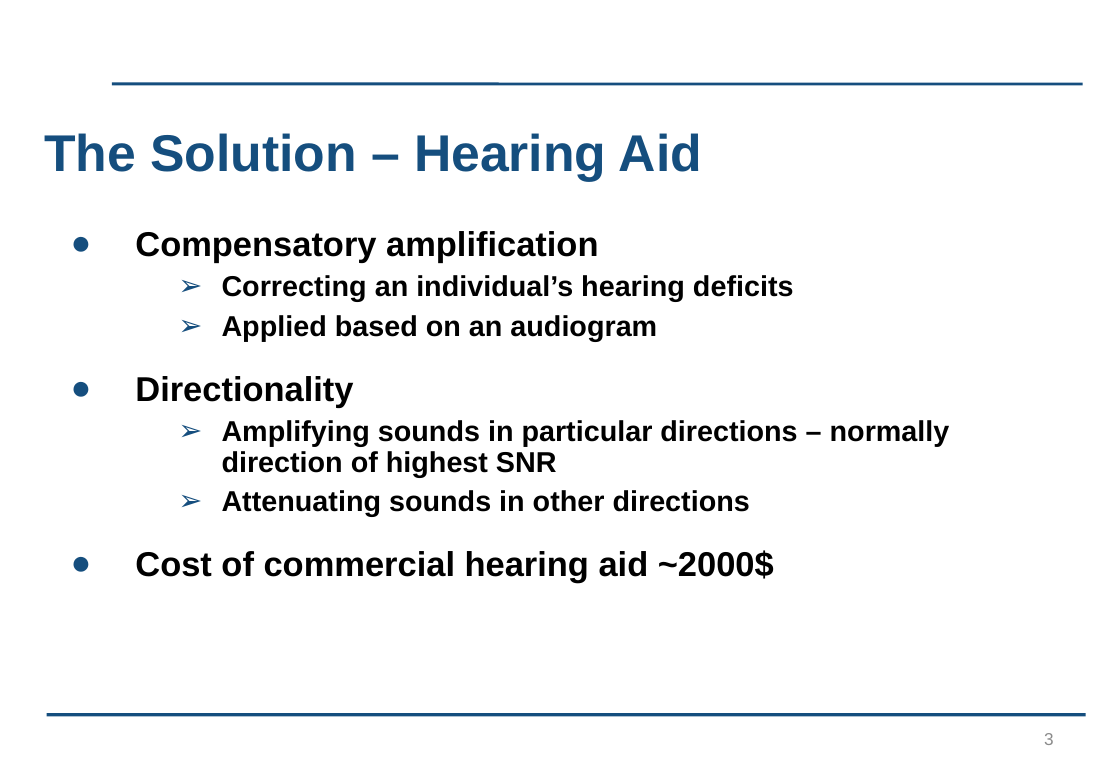
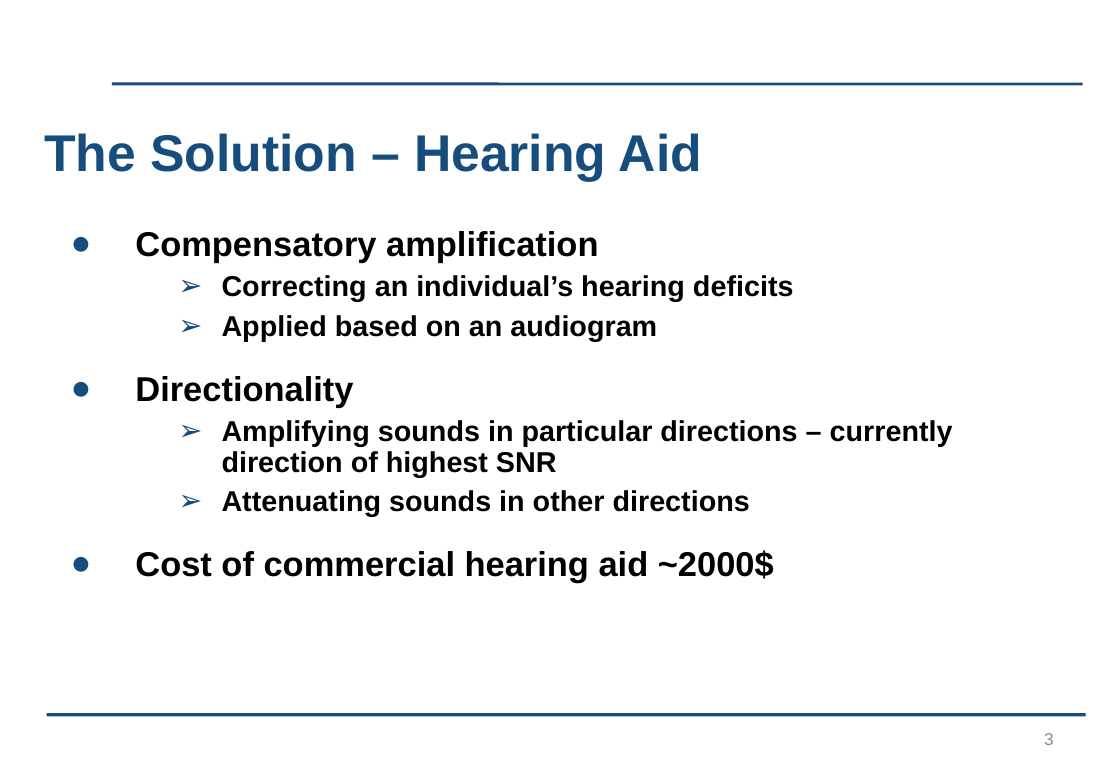
Before and after one commit to kayjayB/I_cant_hear_you, a slide deck: slide 3 of Presentation/Lab Project Presentation.pptx. Drawn at 1120x775 pixels with LibreOffice and Linux fonts; fonts in the diff are those of the drawing; background and template pictures are left out. Boxes give left, top, right and bottom in pixels: in the first picture for what was removed or moved away, otherwise in the second. Text is boxed around its words. In the diff, an @@ line names an element or a change of style, - is before the commit and + after.

```diff
--- a/Presentation/Lab Project Presentation.pptx
+++ b/Presentation/Lab Project Presentation.pptx
@@ text at (222, 420, 953, 477): text changed @@
-  ➢ Amplifying sounds in particular directions – normally direction of highest SNR
+  ➢ Amplifying sounds in particular directions – currently direction of highest SNR
```
Also in this commit, not shown: 1 other slide changed.
